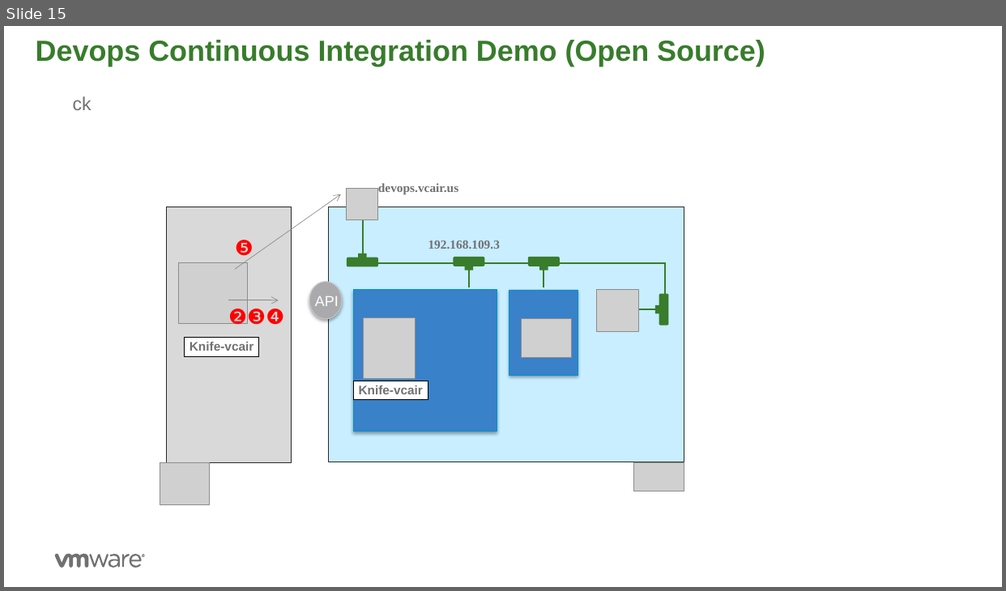
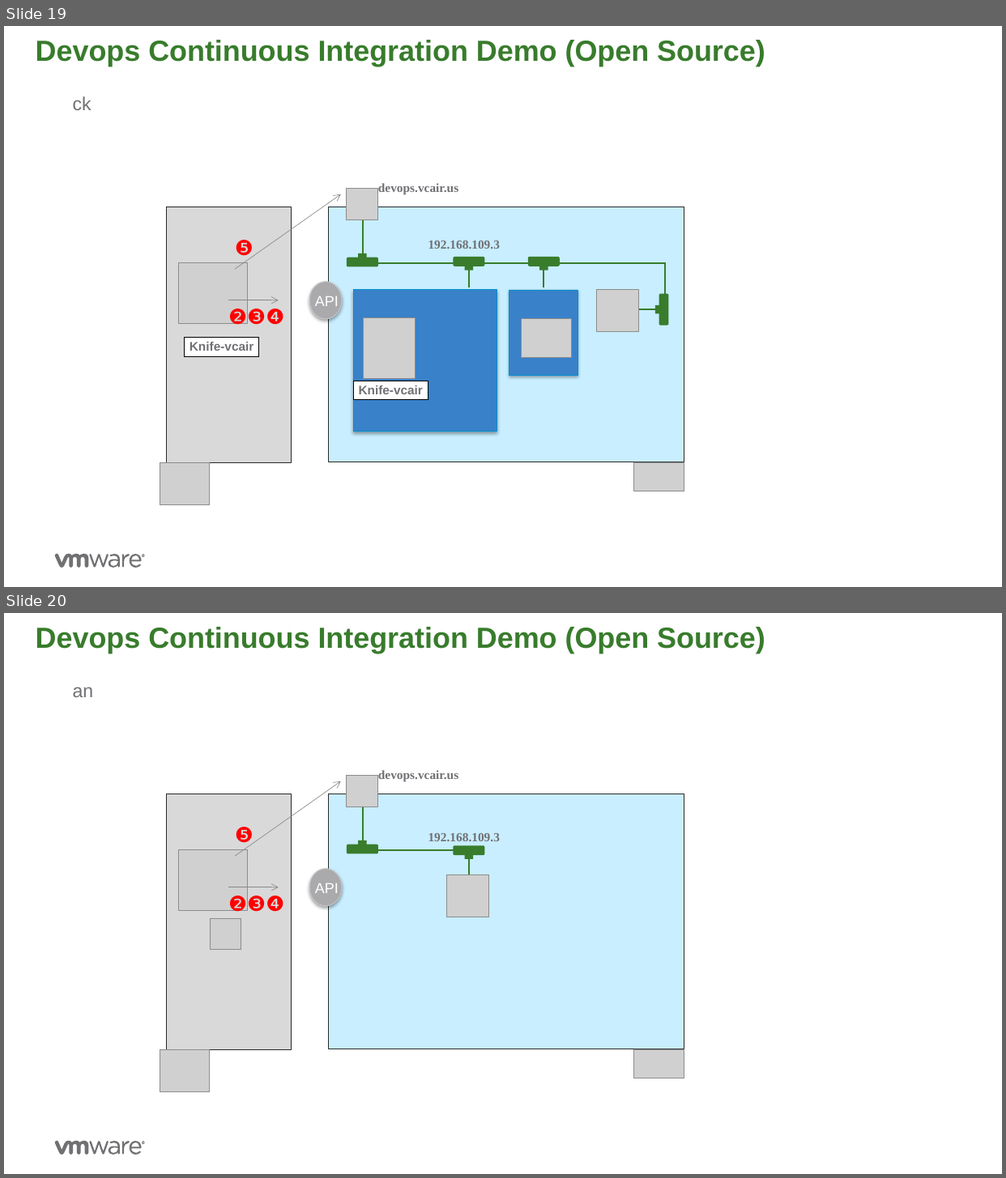
Before and after one commit to rdbwebster/vcadevops, a slide deck: DevopsDemo.pptx. Shown one above the other, each under a label of ours: slide 15 before the commit, slides 19 and 20 after it. The pictures are 1006x591 and 1006x1178 pixels, drawn with LibreOffice and Linux fonts; fonts in the diff are those of the drawing; grey boxes stand for pictures; background and template pictures are left out. Boxes give left, top, right and bottom in pixels: in the first picture for what was removed or moved away, otherwise in the second. Text is boxed around its words. In the diff, an @@ line names an element or a change of style, - is before the commit and + after.

```diff
--- a/DevopsDemo.pptx
+++ b/DevopsDemo.pptx
@@ slide 20 added at <box>4,613,1002,1174</box>, background #FFFFFF; not listed: 7 template elements that a slide beside it also shows @@
@@ title added at <box>36,627,765,653</box>, 28 pt, text #387C2C, bold @@
+Devops Continuous Integration Demo (Open Source)
@@ text added at <box>73,687,94,697</box>, 18 pt, text #717074 @@
+an
@@ arrow added from (235, 856) to (341, 781), #888888 0.5 pt @@
@@ picture added at <box>346,776,377,807</box> @@
@@ text added at <box>378,770,458,781</box>, 12 pt, text #717074, bold @@
+devops.vcair.us
@@ rectangle added at <box>166,794,291,1050</box>, fill #D9D9D9, outline #282828 0.75 pt @@
@@ rectangle added at <box>328,794,684,1050</box>, fill #C8EEFF, outline #282828 0.75 pt @@
@@ line added from (363, 800) to (363, 851), #387C2C 1.5 pt @@
@@ text added at <box>235,827,253,847</box>, 20 pt, text #FF0000 @@
+❺
@@ picture added at <box>178,850,247,911</box> @@
@@ rounded rectangle added at <box>347,845,378,854</box>, fill #387C2C @@
@@ rectangle added at <box>358,841,366,847</box>, fill #387C2C @@
@@ line added from (459, 850) to (360, 850), #387C2C 1.5 pt @@
@@ text added at <box>428,833,500,841</box>, 12 pt, text #717074, bold @@
+192.168.109.3
@@ rounded rectangle added at <box>454,845,484,855</box>, fill #387C2C @@
@@ rectangle added at <box>464,853,473,859</box>, fill #387C2C @@
@@ ellipse added at <box>309,869,342,906</box>, fill #AAA9AC, outline #C6C6C8 0.75 pt @@
@@ picture added at <box>446,875,488,917</box> @@
@@ line added from (469, 856) to (469, 875), #387C2C 1.5 pt @@
@@ arrow added from (228, 888) to (278, 888), #888888 0.5 pt @@
@@ text added at <box>228,895,284,911</box>, 20 pt, text #FF0000 @@
+❷❸❹
@@ text added at <box>315,884,339,893</box>, 14 pt, text #FFFFFF @@
+API
@@ picture added at <box>210,918,241,949</box> @@
@@ rectangle added at <box>808,932,882,951</box>, fill #FFFFFF @@
@@ picture added at <box>160,1050,209,1093</box> @@
@@ picture added at <box>633,1050,684,1079</box> @@
@@ text added at <box>295,1103,368,1128</box>, 10 pt, text #FFFFFF @@
+Portal
@@ what was slide 15 is now slide 19 @@
```
Also in this commit, not shown: 2 slides changed, 7 other slides added, 8 other files.
